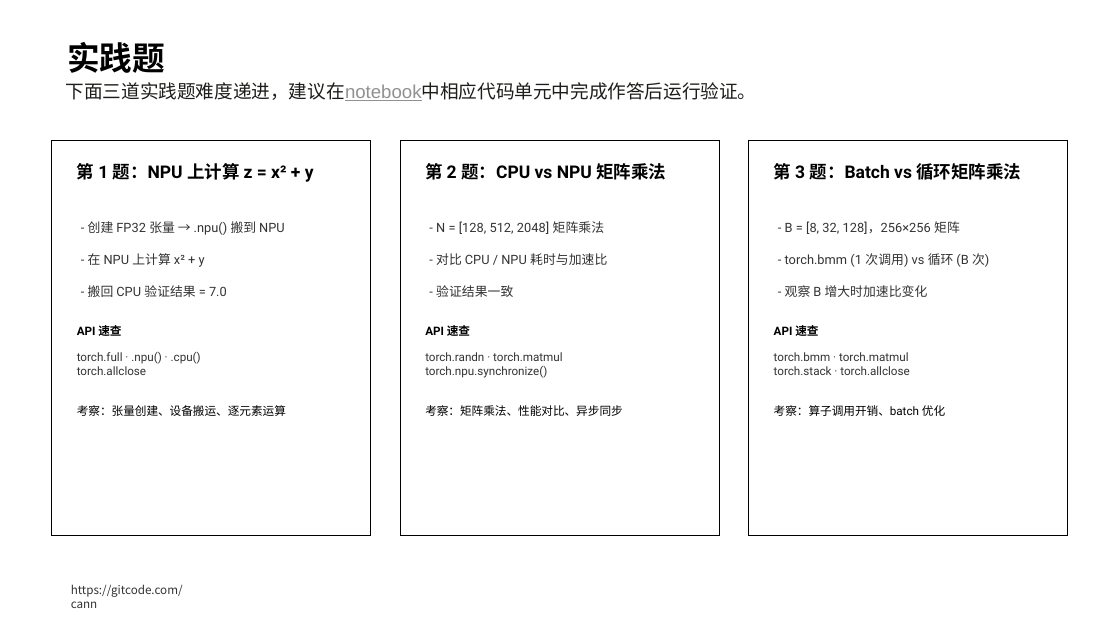
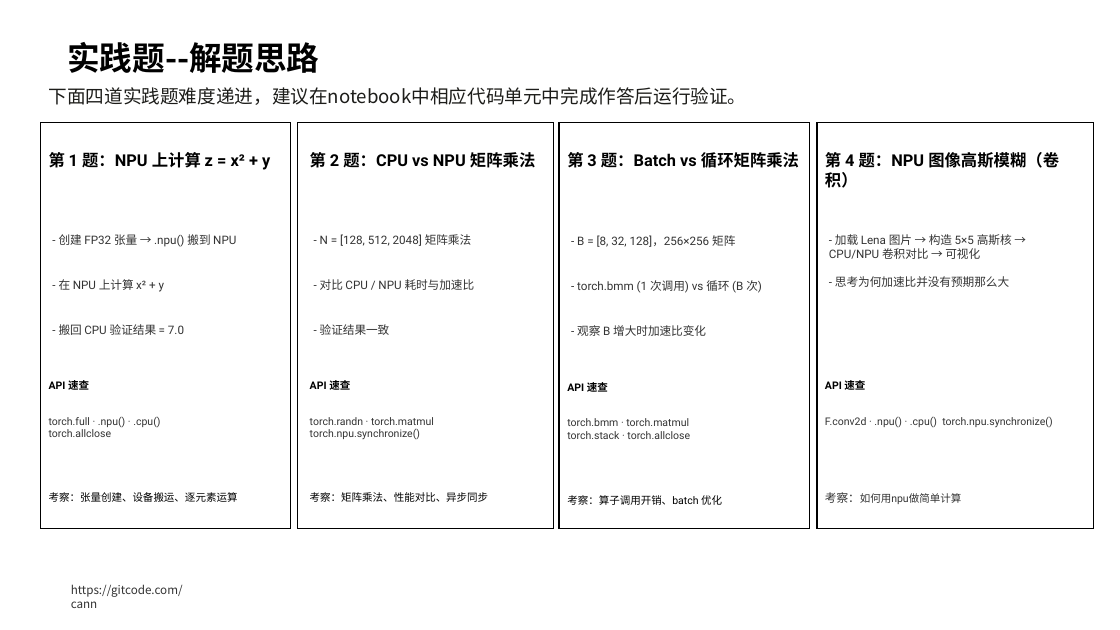
Before and after one commit to hicann/cann-learning-hub, a slide deck: slide 49 of quick_start/cann_basics/slides/artificial_intelligence_basics.pptx (slide 58 before the commit). Drawn at 1120x630 pixels with LibreOffice and Linux fonts; fonts in the diff are those of the drawing; background and template pictures are left out. Boxes give left, top, right and bottom in pixels: in the first picture for what was removed or moved away, otherwise in the second. Text is boxed around its words. In the diff, an @@ line names an element or a change of style, - is before the commit and + after.

```diff
--- a/quick_start/cann_basics/slides/artificial_intelligence_basics.pptx
+++ b/quick_start/cann_basics/slides/artificial_intelligence_basics.pptx
@@ text at box(67, 42, 319, 73): text changed @@
-实践题
+实践题--解题思路
@@ text at box(49, 87, 747, 105): text changed; font Arial to Noto Sans CJK SC @@
-下面三道实践题难度递进，建议在notebook中相应代码单元中完成作答后运行验证。
+下面四道实践题难度递进，建议在notebook中相应代码单元中完成作答后运行验证。
@@ text "第 1 题：NPU 上计算 z ...": place and size @@
-text "第 1 题：NPU 上计算 z ..." at box(77, 161, 314, 184)
+text "第 1 题：NPU 上计算 z ..." at box(49, 150, 270, 172)
@@ rectangle: place and size @@
-rectangle at box(52, 140, 371, 535)
+rectangle at box(40, 123, 290, 528)
@@ text "第 2 题：CPU vs NPU ...": place and size @@
-text "第 2 题：CPU vs NPU ..." at box(425, 161, 666, 184)
+text "第 2 题：CPU vs NPU ..." at box(310, 150, 535, 172)
@@ size 15 to 14 pt in 3 elements at box(49, 150, 270, 172), box(310, 150, 535, 172), box(567, 150, 799, 172) @@
@@ text "第 3 题：Batch vs 循环矩阵乘法": place and size @@
-text "第 3 题：Batch vs 循环矩阵乘法" at box(774, 161, 1021, 184)
+text "第 3 题：Batch vs 循环矩阵乘法" at box(567, 150, 799, 172)
@@ rectangle: place and size @@
-rectangle at box(400, 140, 720, 535)
+rectangle at box(559, 123, 809, 528)
@@ rectangle: place and size @@
-rectangle at box(749, 140, 1068, 535)
+rectangle at box(817, 123, 1093, 528)
@@ text "- 创建 FP32 张量 → ...": place and size @@
-text "- 创建 FP32 张量 → ..." at box(88, 221, 285, 235)
+text "- 创建 FP32 张量 → ..." at box(59, 234, 236, 247)
@@ text "- N = [128, 512, ...": place and size @@
-text "- N = [128, 512, ..." at box(436, 221, 604, 234)
+text "- N = [128, 512, ..." at box(320, 234, 472, 246)
@@ text "- B = [8, 32, ...": place and size @@
-text "- B = [8, 32, ..." at box(785, 221, 960, 234)
+text "- B = [8, 32, ..." at box(577, 235, 735, 247)
@@ text "- 在 NPU 上计算 x² ...": place and size @@
-text "- 在 NPU 上计算 x² ..." at box(88, 253, 205, 267)
+text "- 在 NPU 上计算 x² ..." at box(59, 279, 165, 292)
@@ text "- 对比 CPU / NPU ...": place and size @@
-text "- 对比 CPU / NPU ..." at box(436, 253, 607, 265)
+text "- 对比 CPU / NPU ..." at box(320, 279, 475, 290)
@@ text "- torch.bmm (1 次调用) vs ...": place and size @@
-text "- torch.bmm (1 次调用) vs ..." at box(785, 253, 989, 267)
+text "- torch.bmm (1 次调用) vs ..." at box(577, 280, 762, 293)
@@ text "- 搬回 CPU 验证结果 = ...": place and size @@
-text "- 搬回 CPU 验证结果 = ..." at box(88, 285, 227, 297)
+text "- 搬回 CPU 验证结果 = ..." at box(59, 324, 184, 335)
@@ text "- 验证结果一致": place and size @@
-text "- 验证结果一致" at box(436, 285, 513, 297)
+text "- 验证结果一致" at box(320, 324, 390, 335)
@@ size 11 to 10 pt in 9 elements at box(59, 234, 236, 247), box(59, 279, 165, 292), box(59, 324, 184, 335), box(320, 234, 472, 246), box(320, 279, 475, 290), box(320, 324, 390, 335), box(577, 235, 735, 247), box(577, 280, 762, 293), box(577, 325, 706, 336) @@
@@ text "- 观察 B 增大时加速比变化": place and size @@
-text "- 观察 B 增大时加速比变化" at box(785, 285, 928, 297)
+text "- 观察 B 增大时加速比变化" at box(577, 325, 706, 336)
@@ text "API 速查": place and size @@
-text "API 速查" at box(77, 323, 121, 339)
+text "API 速查" at box(49, 378, 89, 392)
@@ text "API 速查": place and size @@
-text "API 速查" at box(425, 323, 470, 339)
+text "API 速查" at box(310, 378, 350, 392)
@@ text "API 速查": place and size @@
-text "API 速查" at box(774, 323, 818, 339)
+text "API 速查" at box(825, 378, 865, 392)
@@ text "torch.full · .npu() · .cpu() ...": place and size @@
-text "torch.full · .npu() · .cpu() ..." at box(77, 352, 201, 375)
+text "torch.full · .npu() · .cpu() ..." at box(49, 417, 160, 437)
@@ text "torch.randn · torch.matmul torch.npu.synchronize()": place and size @@
-text "torch.randn · torch.matmul torch.npu.synchronize()" at box(425, 352, 562, 378)
+text "torch.randn · torch.matmul torch.npu.synchronize()" at box(310, 417, 434, 439)
@@ text "torch.bmm · torch.matmul torch.stack · ...": place and size @@
-text "torch.bmm · torch.matmul torch.stack · ..." at box(774, 352, 909, 375)
+text "torch.bmm · torch.matmul torch.stack · ..." at box(567, 418, 690, 439)
@@ text "考察：张量创建、设备搬运、逐元素运算": place and size @@
-text "考察：张量创建、设备搬运、逐元素运算" at box(77, 405, 286, 416)
+text "考察：张量创建、设备搬运、逐元素运算" at box(49, 492, 238, 502)
@@ text "考察：矩阵乘法、性能对比、异步同步": place and size @@
-text "考察：矩阵乘法、性能对比、异步同步" at box(425, 405, 623, 416)
+text "考察：矩阵乘法、性能对比、异步同步" at box(310, 492, 488, 502)
@@ size 10 to 9 pt in 9 elements at box(49, 378, 89, 392), box(825, 378, 865, 392), box(49, 417, 160, 437), box(49, 492, 238, 502), box(310, 378, 350, 392), box(310, 417, 434, 439), box(310, 492, 488, 502), box(567, 418, 690, 439), box(567, 495, 722, 505) @@
@@ text "考察：算子调用开销、batch 优化": place and size @@
-text "考察：算子调用开销、batch 优化" at box(774, 405, 945, 416)
+text "考察：算子调用开销、batch 优化" at box(567, 495, 722, 505)
@@ group added at box(298, 123, 1059, 528): 5 texts, 1 rectangle @@
+API 速查
+第 4 题：NPU 图像高斯模糊（卷积）
+- 加载 Lena 图片 → 构造 5×5 高斯核 → CPU/NPU 卷积对比 → 可视化
+- 思考为何加速比并没有预期那么大
+F.conv2d · .npu() · .cpu() torch.npu.synchronize()
+考察：如何用npu做简单计算
```
Also in this commit, not shown: 7 other slides changed, 1 slide added, 10 slides removed.
